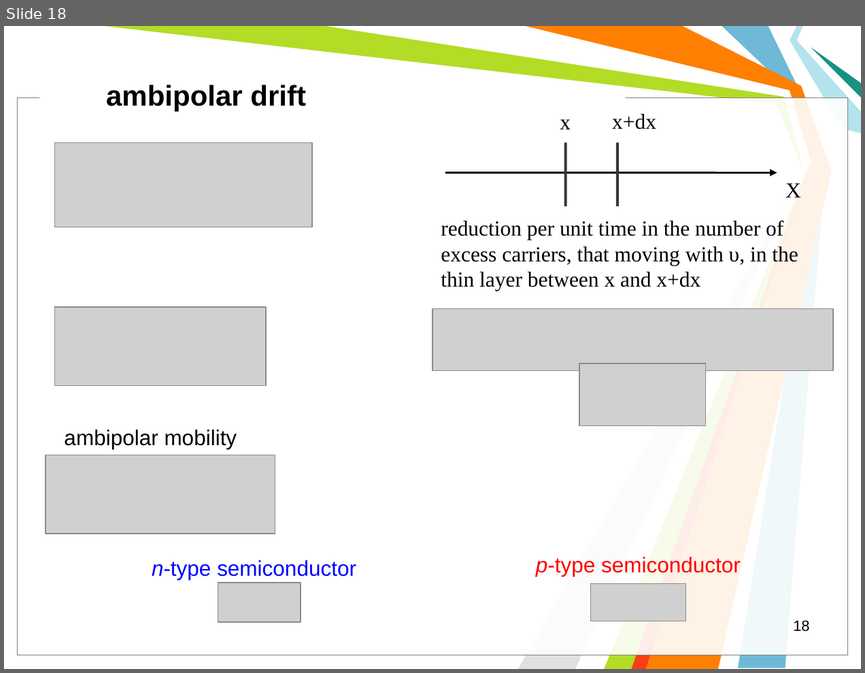
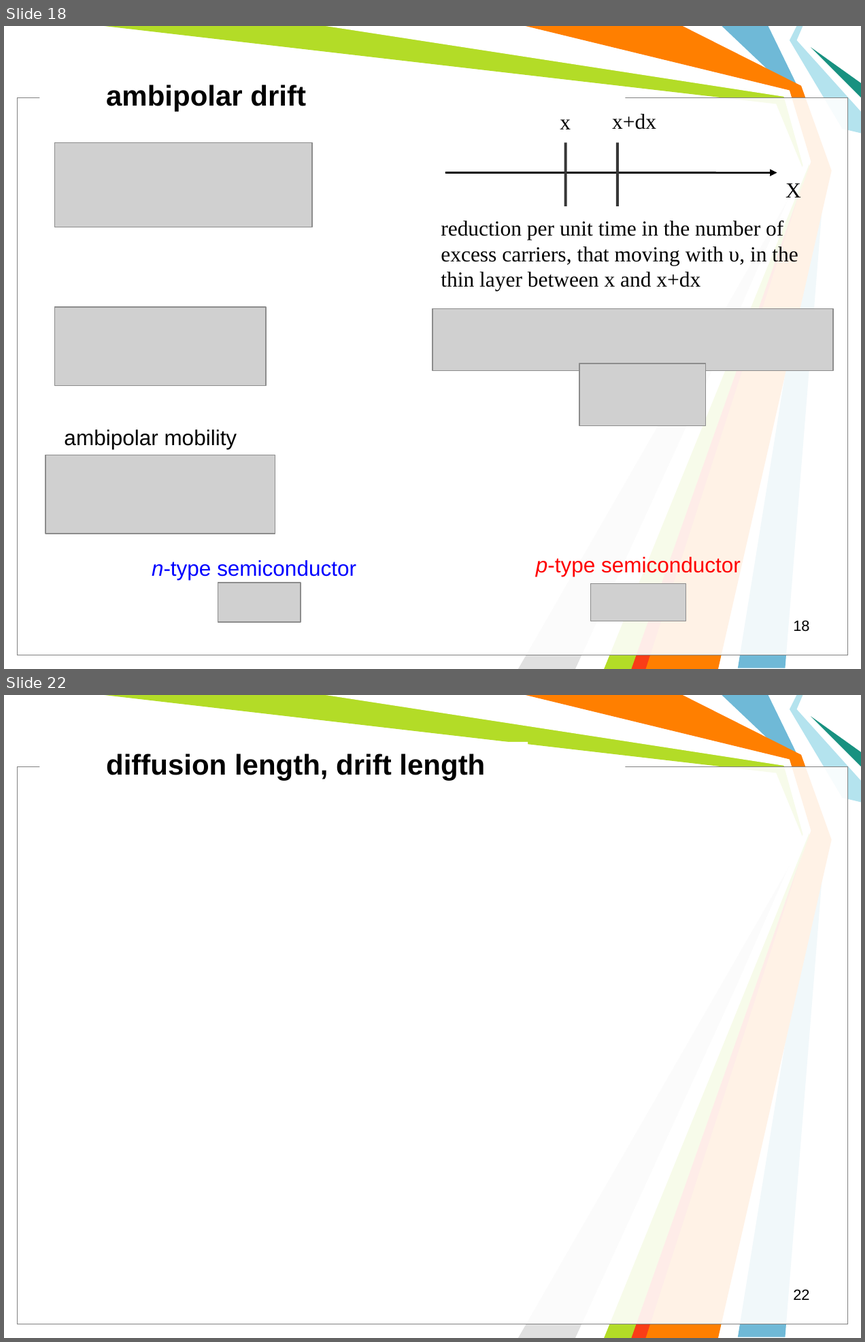
Before and after one commit to l432/NMK, a slide deck: Lecture/Photovoltaics/Photovoltaics2.ppt. Shown one above the other, each under a label of ours: slide 18 before the commit, slides 18 and 22 after it; the slides between them are not shown. The pictures are 865x673 and 865x1342 pixels, drawn with LibreOffice and Linux fonts; fonts in the diff are those of the drawing; grey boxes stand for pictures; background and template pictures are left out. Boxes give left, top, right and bottom in pixels: in the first picture for what was removed or moved away, otherwise in the second. Text is boxed around its words. In the diff, an @@ line names an element or a change of style, - is before the commit and + after.

```diff
--- a/Lecture/Photovoltaics/Photovoltaics2.ppt
+++ b/Lecture/Photovoltaics/Photovoltaics2.ppt
@@ slide 22 added at [4, 695, 861, 1338], background #FFFFFF; not listed: 11 template elements that a slide beside it also shows @@
@@ text added at [106, 753, 485, 780], 24 pt, text #000000, bold @@
+diffusion length, drift length
@@ page number added at [793, 1289, 809, 1300], 12.5 pt, text #000000 @@
+22
```
Also in this commit, not shown: 3 other slides added, 1 slide removed.
